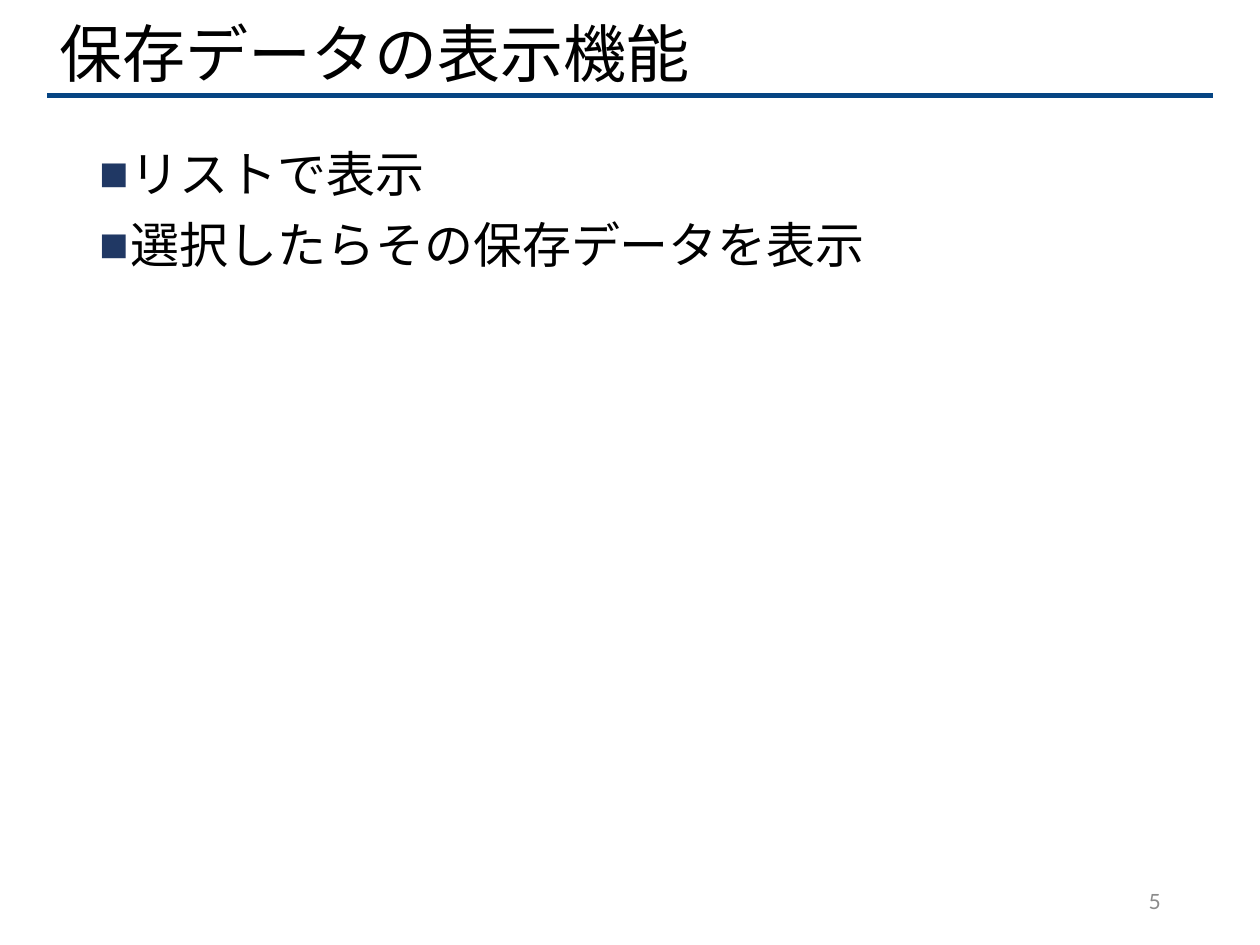
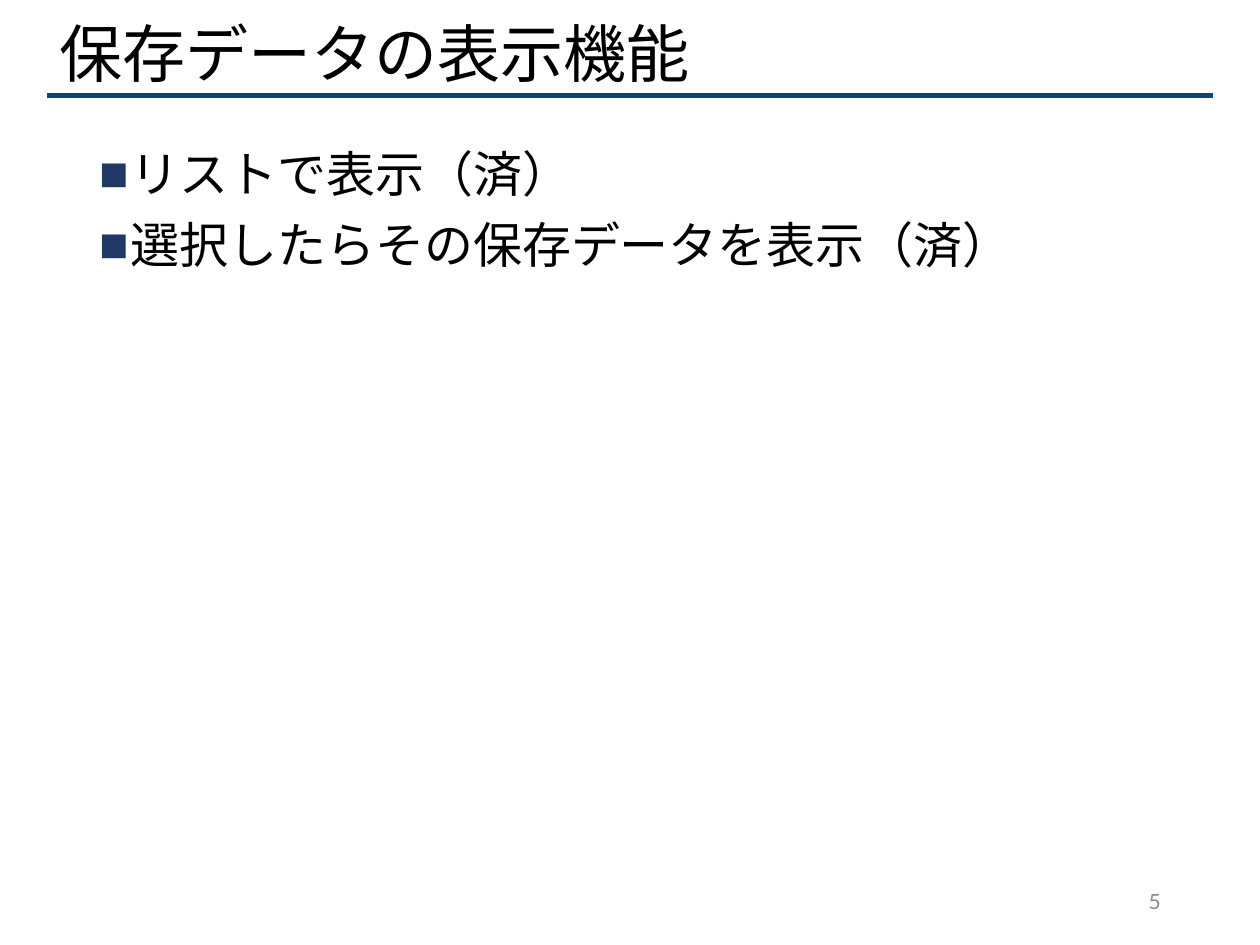
Before and after one commit to ukyo-hasegawa/ES_note, a slide deck: slide 5 of ES支援ツールに関して.pptx. Drawn at 1260x945 pixels with LibreOffice and Linux fonts; fonts in the diff are those of the drawing. Boxes give left, top, right and bottom in pixels: in the first picture for what was removed or moved away, otherwise in the second. Text is boxed around its words. In the diff, an @@ line names an element or a change of style, - is before the commit and + after.

```diff
--- a/ES支援ツールに関して.pptx
+++ b/ES支援ツールに関して.pptx
@@ text at [131, 150, 1012, 268]: text changed @@
-■ リストで表示
-■ 選択したらその保存データを表示
+■ リストで表示（済）
+■ 選択したらその保存データを表示（済）
```
Also in this commit, not shown: 2 slides added, 3 other files.
